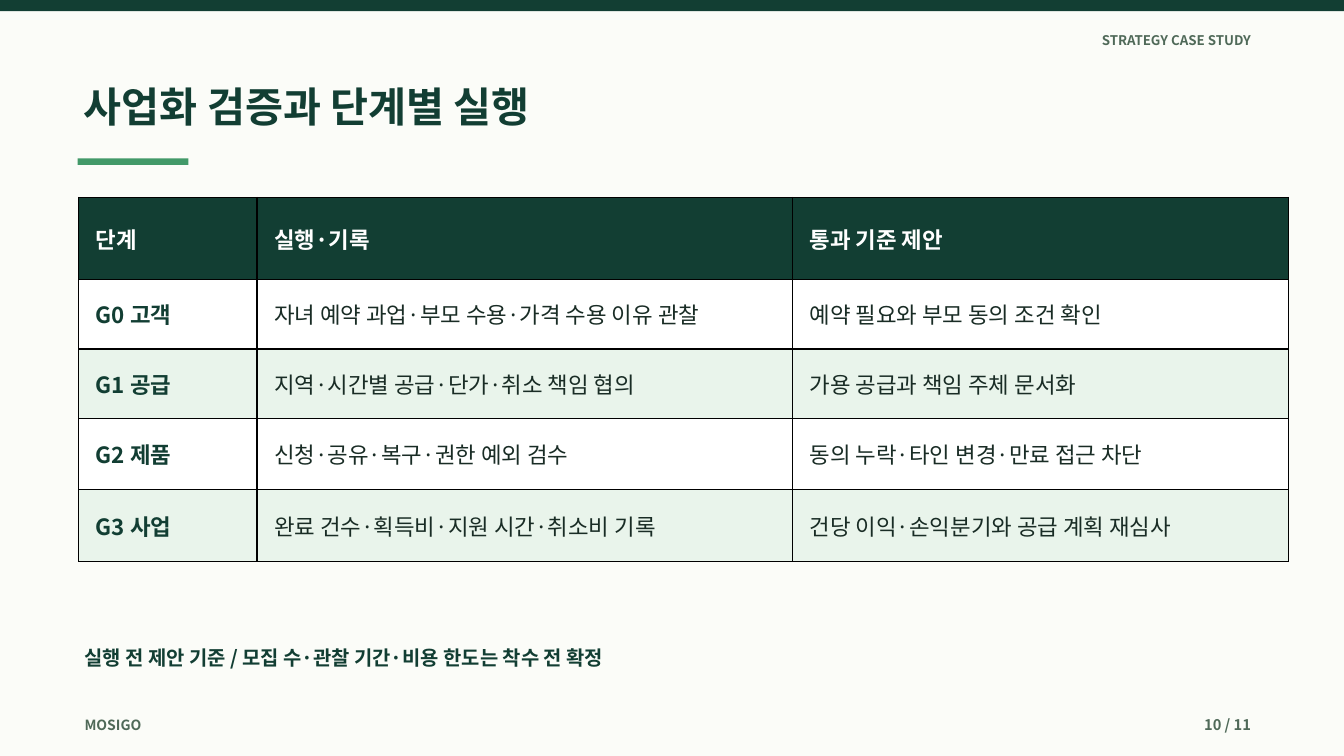
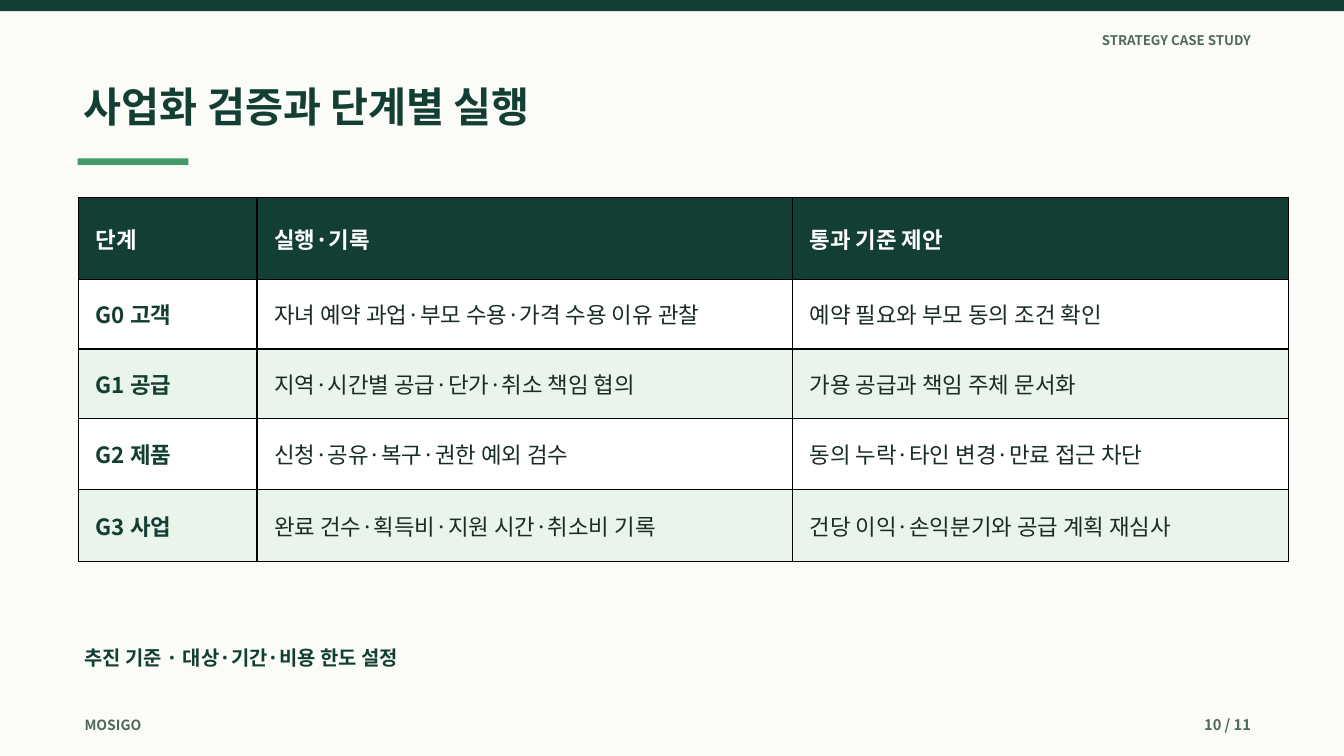
Before and after one commit to dohyunkimmm/mosigo-case-study, a slide deck: slide 10 of downloads/mosigo_report.pptx. Drawn at 1344x756 pixels with LibreOffice and Linux fonts; fonts in the diff are those of the drawing. Boxes give left, top, right and bottom in pixels: in the first picture for what was removed or moved away, otherwise in the second. Text is boxed around its words. In the diff, an @@ line names an element or a change of style, - is before the commit and + after.

```diff
--- a/downloads/mosigo_report.pptx
+++ b/downloads/mosigo_report.pptx
@@ text at (85, 648, 398, 667): text changed @@
-실행 전 제안 기준 / 모집 수·관찰 기간·비용 한도는 착수 전 확정
+추진 기준 · 대상·기간·비용 한도 설정
```
Also in this commit, not shown: 4 other slides changed, 11 other files.
